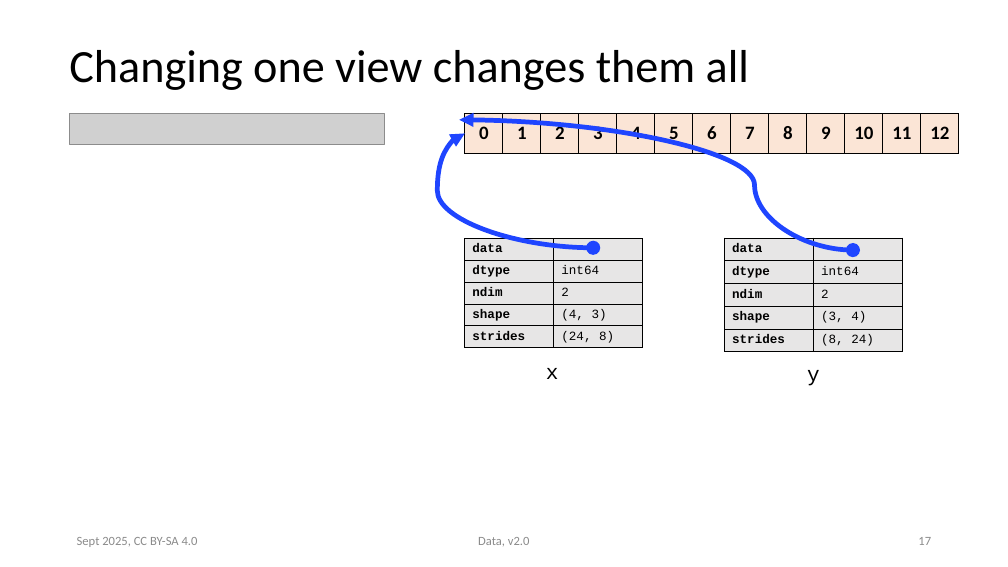
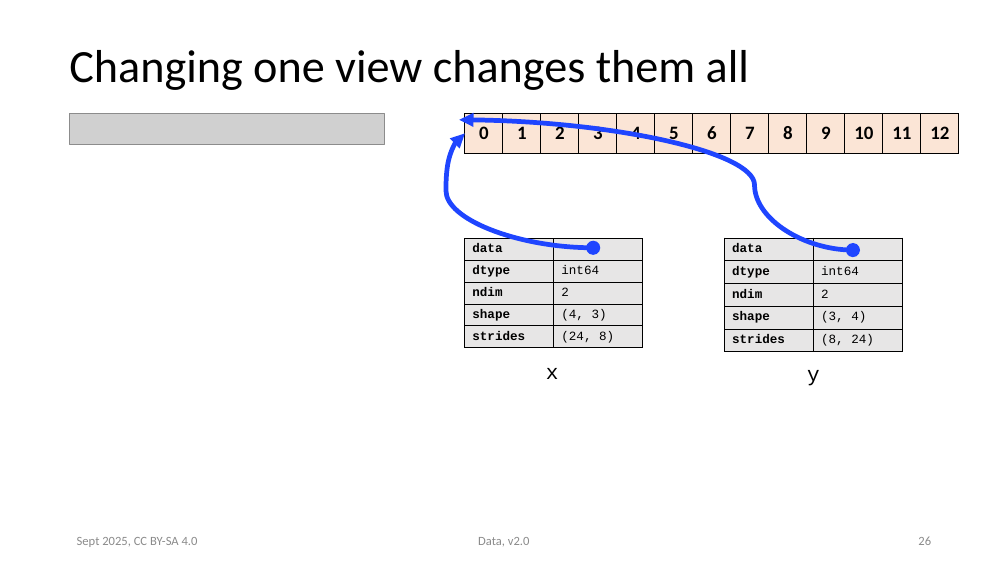
Before and after one commit to ASPP/data_class, a slide deck: slide 26 of numpy.pptx (slide 17 before the commit). Drawn at 1008x567 pixels with LibreOffice and Linux fonts; fonts in the diff are those of the drawing; grey boxes stand for pictures. Boxes give left, top, right and bottom in pixels: in the first picture for what was removed or moved away, otherwise in the second. Text is boxed around its words. In the diff, an @@ line names an element or a change of style, - is before the commit and + after.

```diff
--- a/numpy.pptx
+++ b/numpy.pptx
@@ curved double arrow (594, 248) - (465, 134): route changed @@
@@ table: place and size @@
-table at [465, 239, 644, 363]
+table at [465, 239, 644, 352]
@@ page number at [918, 536, 931, 545]: text changed @@
-17
+26
```
Also in this commit, not shown: 3 other slides changed, 9 slides added.
